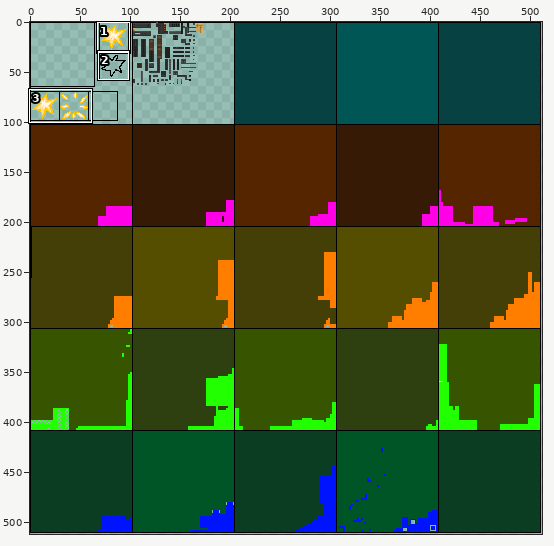
A sprite sheet gets an edit: src/main/resources/assets/nukacraft/textures/guns/scout10mm/scout10mm.png. Above: a wide view before the commit, with the close-up outlined.
Close-up. Earlier state:
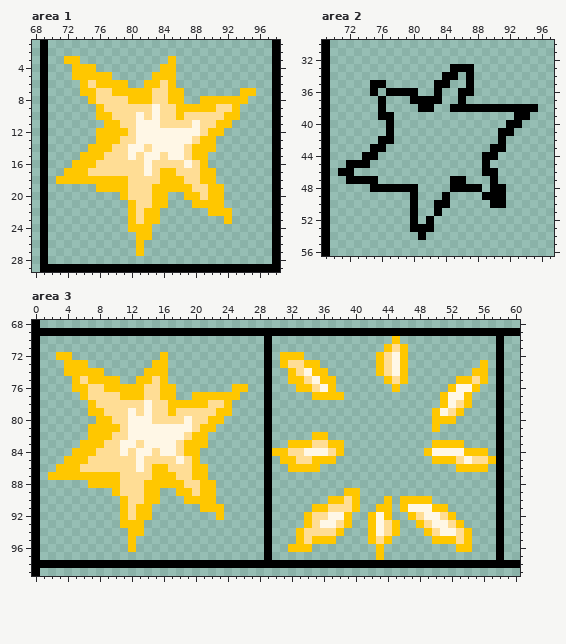
The file is 512x512 pixels. Colours within 5 levels of each other are drawn and written as one. Shown: area 1: x 68..98, y 1..29; area 2: x 69..97, y 30..56; area 3: x 0..60, y 68..99. The commit also changed other parts of the picture, which this record leaves out.
After:
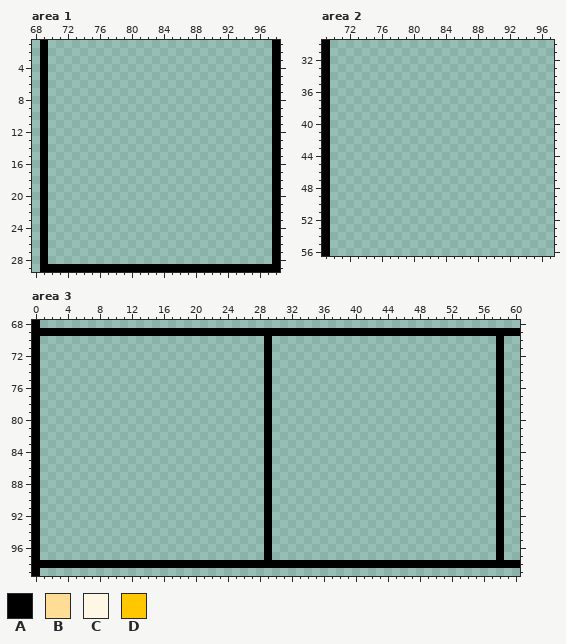
Palette (. is transparent): A #000000  B #ffdd95  C #fff7e6  D #ffc700
Difference:
Changed rows in their new state; - is an unchanged pixel.
Area 1:
first column x 71:
 3 -..-----------.----------
 4 --...--------..----------
 5 --.....-----...----------
 6 ---......--....----------
 7 ---.............-------..
 8 ----............--......-
 9 -----..................--
10 -----..................--
11 ------................---
12 -----................----
13 -----...............-----
14 ----................-----
15 ---................------
16 --.................------
17 -...................-----
18 ....................-----
19 -----................----
20 --------......--.....----
21 ---------.....---....----
22 ---------....------...---
23 ---------....--------.---
24 ---------...-------------
25 ----------..-------------
26 ----------.--------------
27 ----------.--------------
Area 2:
first column x 71:
33 --------------...--------
34 -------------..-.--------
35 ----..------..--.--------
36 ----.-....--.--..--------
37 -----.---....--.---------
38 -----.----..--...........
39 -----..---------------..-
40 ------.--------------..--
41 ------.-------------..---
42 -----..-------------.----
43 ----..-------------..----
44 ---..-------------..-----
45 -...--------------.------
46 ..----------------..-----
47 -....---------..---.-----
48 ----......----....-..----
49 ---------.---.----...----
50 ---------.--..-----..----
51 ---------.--.------------
52 ---------.-.-------------
53 ---------...-------------
54 ----------.--------------
Area 3:
first column x 2:
 70 -------------------------------------------.------------
 71 ------------------------------------------...-----------
 72 -..-----------.--------------...---------....-----------
 73 --...--------..--------------.....-------....---------.-
 74 --.....-----...---------------.....------....--------..-
 75 ---......--....---------------......------...------....-
 76 ---.............-------..------.....-------.------....--
 77 ----............--......---------....------------....---
 78 -----..................--------------------------....---
 79 -----..................-------------------------....----
 80 ------................--------------------------...-----
 81 -----................---------------------------.-------
 82 -----...............-------------..---------------------
 83 ----................----------.......-----------....----
 84 ---................---------.........----------........-
 85 --.................----------.......------------........
 86 -...................----------....-----------------....-
 87 ....................------------------------------------
 88 -----................-----------------------------------
 89 --------......--.....----------------..-----------------
 90 ---------.....---....--------------....---.-....--------
 91 ---------....------...-----------......--..-......------
 92 ---------....--------.----------......--...--......-----
 93 ---------...--------------------......--....--......----
 94 ----------..-------------------......---....---......---
 95 ----------.--------------------.....----...-----.....---
 96 ----------.-------------------...--------.---------..---
 97 -----------------------------------------.--------------
Boxes around the changes in both close-ups, in picture pixels (x1, y1, x2, y2):
erased: (56, 56, 256, 256)
erased: (338, 64, 538, 240)
erased: (272, 336, 496, 560)
erased: (48, 352, 248, 552)
